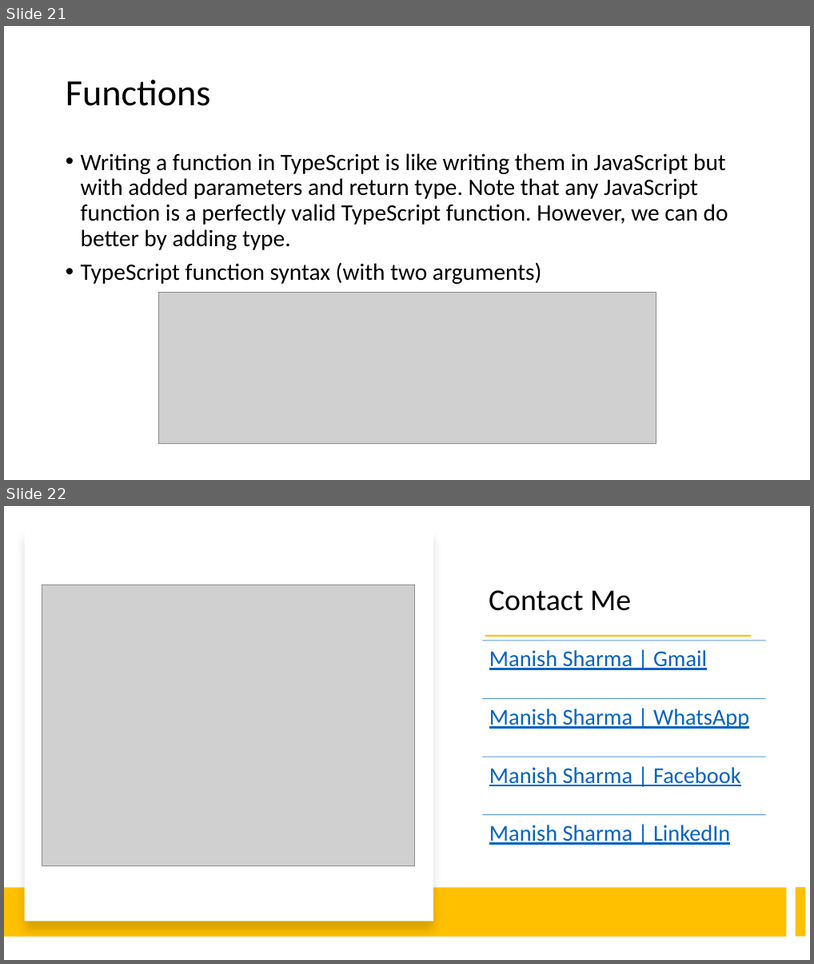
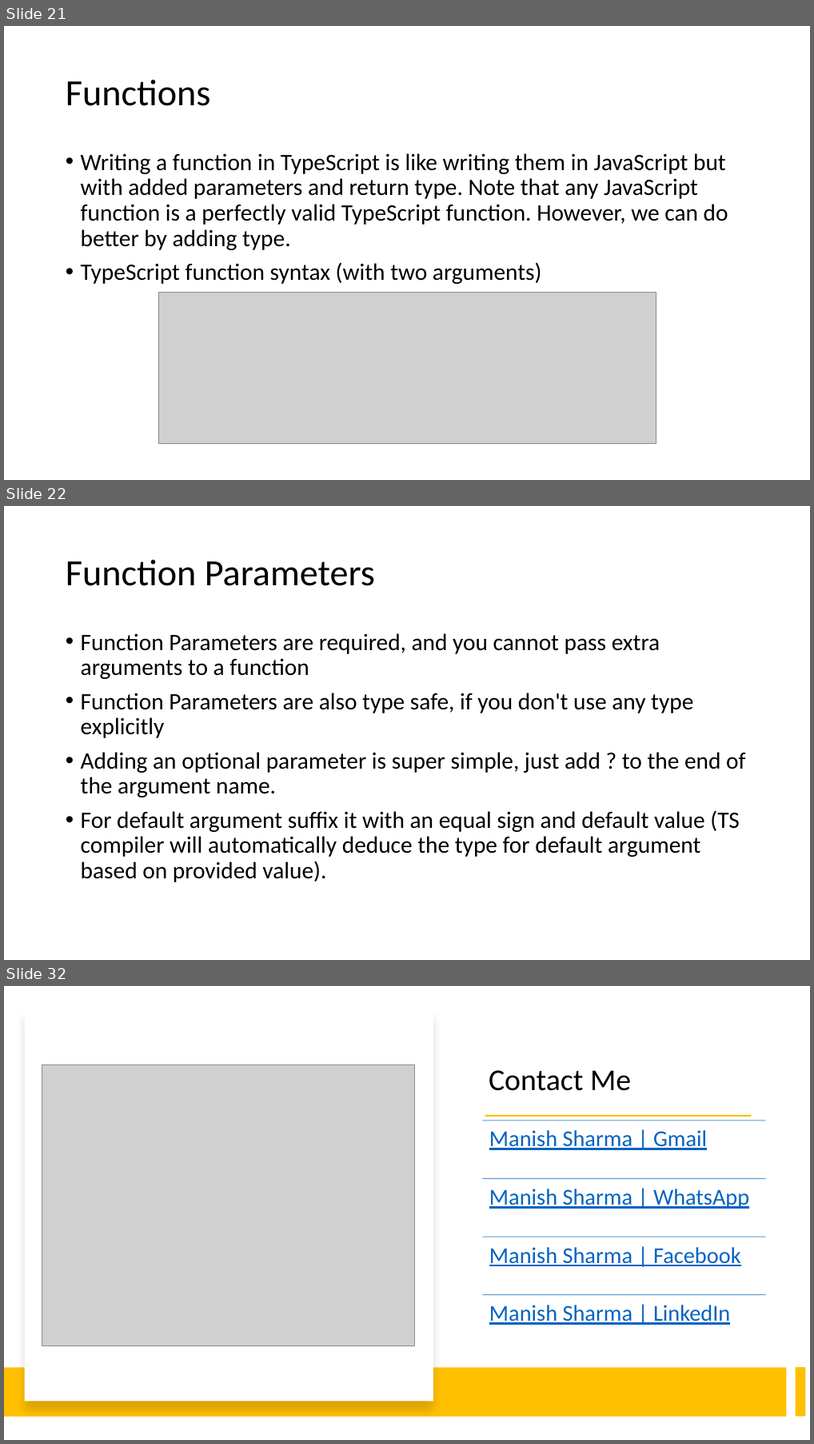
Before and after one commit to manishvbn/TypeScript_Jul22, a slide deck: Notes/TypeScript.pptx. Shown one above the other, each under a label of ours: slides 21 and 22 before the commit, slides 21, 22 and 32 after it; the slides between them are not shown. The pictures are 814x964 and 814x1444 pixels, drawn with LibreOffice and Linux fonts; fonts in the diff are those of the drawing; grey boxes stand for pictures. Boxes give left, top, right and bottom in pixels: in the first picture for what was removed or moved away, otherwise in the second. Text is boxed around its words. In the diff, an @@ line names an element or a change of style, - is before the commit and + after.

```diff
--- a/Notes/TypeScript.pptx
+++ b/Notes/TypeScript.pptx
@@ slide 22 added at bbox=[4, 506, 810, 960], background #FFFFFF @@
@@ title added at bbox=[66, 560, 375, 586], 44 pt, text #000000 @@
+Function Parameters
@@ text added at bbox=[81, 633, 746, 882], 28 pt, text #000000 @@
+• Function Parameters are required, and you cannot pass extra arguments to a function
+• Function Parameters are also type safe, if you don't use any type explicitly
+• Adding an optional parameter is super simple, just add ? to the end of the argument name.
+• For default argument suffix it with an equal sign and default value (TS compiler will automatically deduce the type for default argument based on provided value).
@@ what was slide 22 is now slide 32 @@
```
Also in this commit, not shown: 9 other slides added.
